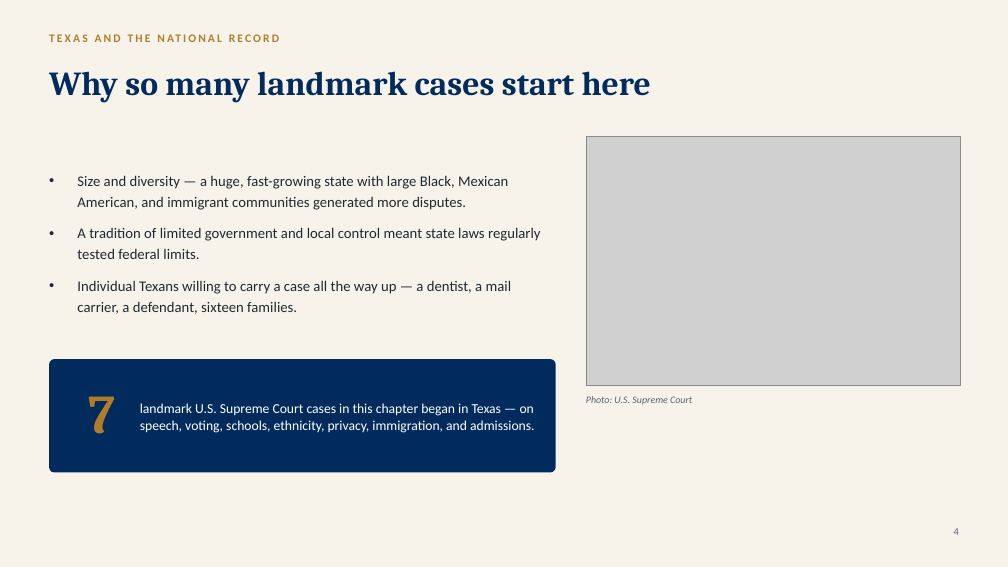
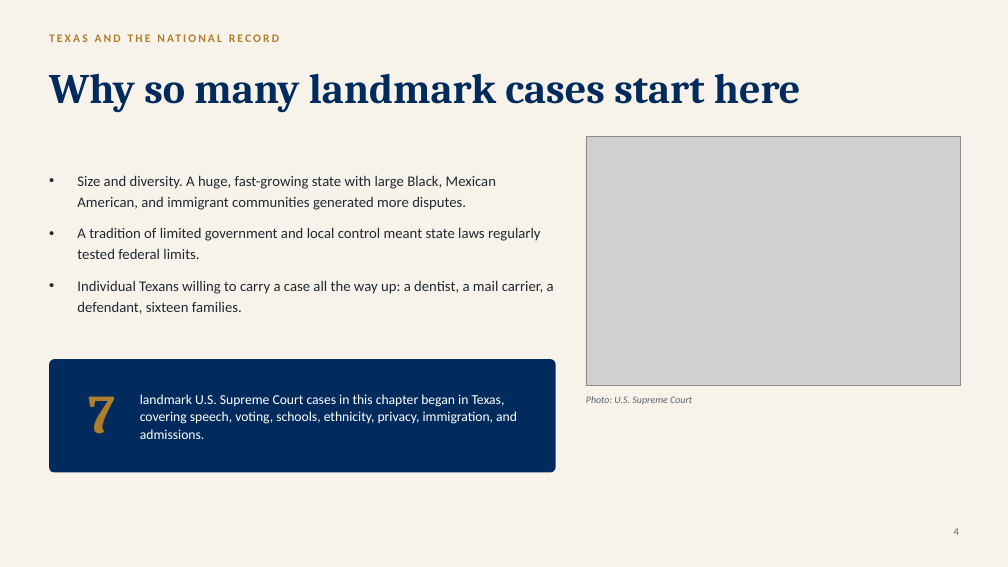
Before and after one commit to ProfessorJaredAlanStewart/texas-govt-modules, a slide deck: slide 5 of slides/Chapter 16 - Civil Liberties and Civil Rights (Lecture Deck).pptx. Drawn at 1008x567 pixels with LibreOffice and Linux fonts; fonts in the diff are those of the drawing; grey boxes stand for pictures. Boxes give left, top, right and bottom in pixels: in the first picture for what was removed or moved away, otherwise in the second. Text is boxed around its words. In the diff, an @@ line names an element or a change of style, - is before the commit and + after.

```diff
--- a/slides/Chapter 16 - Civil Liberties and Civil Rights (Lecture Deck).pptx
+++ b/slides/Chapter 16 - Civil Liberties and Civil Rights (Lecture Deck).pptx
@@ text "Why so many landmark cases ..." at (x1=49, y1=73, x2=801, y2=113): size 32 to 40 pt @@
@@ text at (x1=77, y1=175, x2=496, y2=210): text changed @@
-• Size and diversity — a huge, fast-growing state with large Black, Mexican American, and immigrant communities generated more disputes.
+• Size and diversity. A huge, fast-growing state with large Black, Mexican American, and immigrant communities generated more disputes.
@@ text at (x1=77, y1=280, x2=554, y2=314): text changed @@
-• Individual Texans willing to carry a case all the way up — a dentist, a mail carrier, a defendant, sixteen families.
+• Individual Texans willing to carry a case all the way up: a dentist, a mail carrier, a defendant, sixteen families.
@@ text at (x1=140, y1=394, x2=494, y2=439): text changed @@
-landmark U.S. Supreme Court cases in this chapter began in Texas — on speech, voting, schools, ethnicity, privacy, immigration, and admissions.
+landmark U.S. Supreme Court cases in this chapter began in Texas, covering speech, voting, schools, ethnicity, privacy, immigration, and admissions.
```
Also in this commit, not shown: 25 other slides changed, 1 other file.
